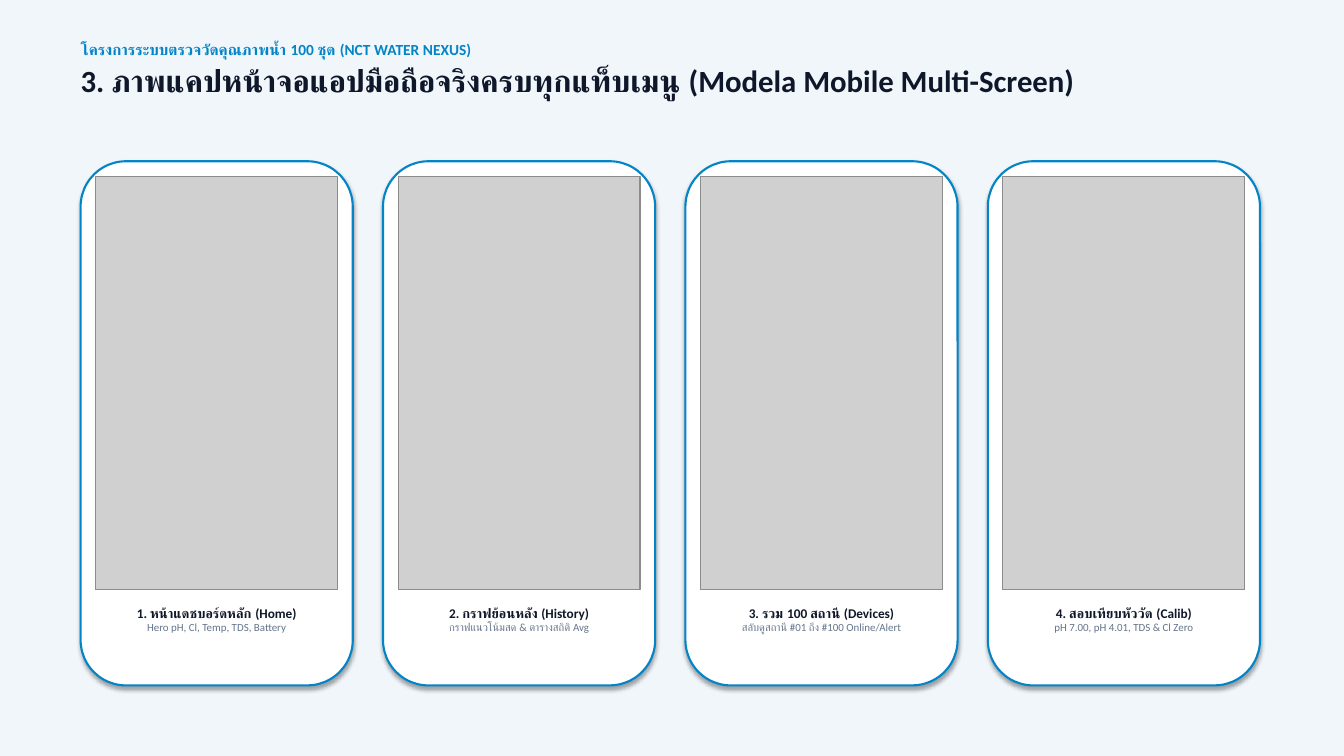
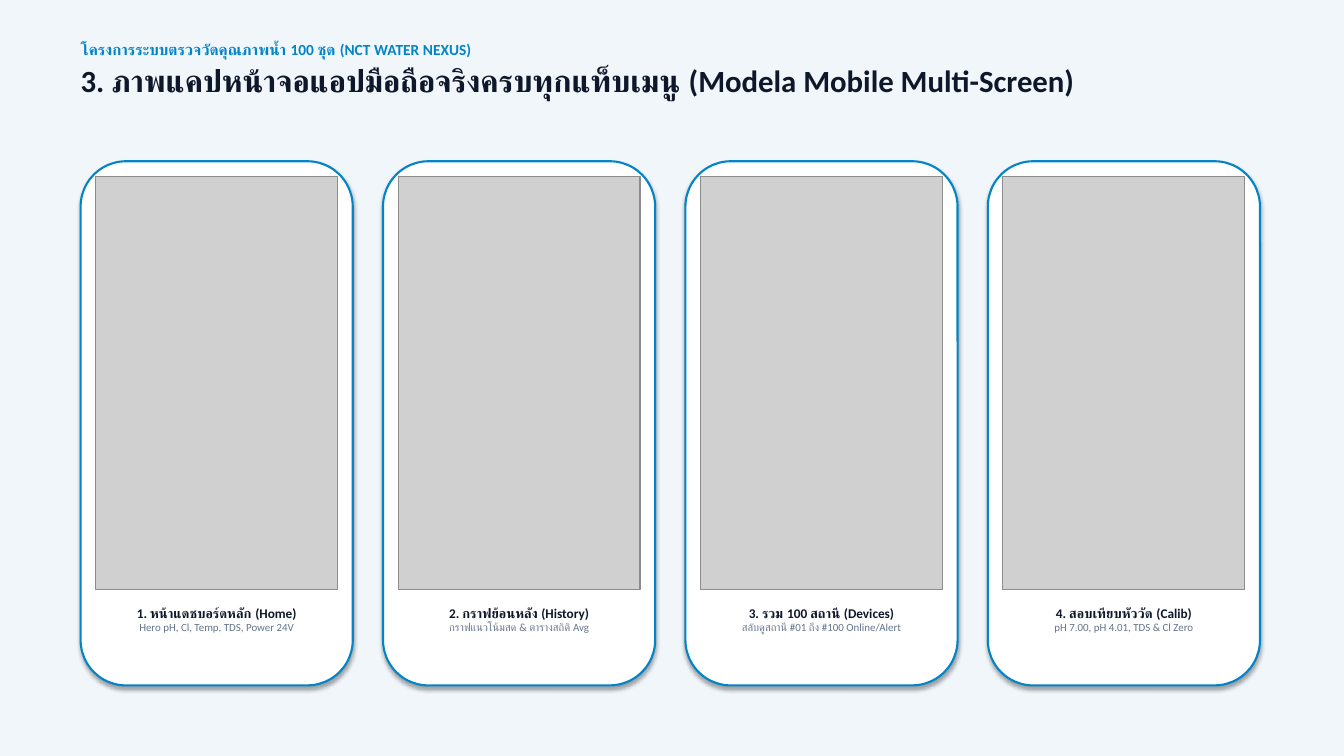
Before and after one commit to WoobWarb/nct-water-nexus, a slide deck: slide 4 of NCT_Water_Nexus_Report_and_Pricing.pptx. Drawn at 1344x756 pixels with LibreOffice and Linux fonts; fonts in the diff are those of the drawing; grey boxes stand for pictures. Boxes give left, top, right and bottom in pixels: in the first picture for what was removed or moved away, otherwise in the second. Text is boxed around its words. In the diff, an @@ line names an element or a change of style, - is before the commit and + after.

Commit message:
Remove battery mentions and replace with 24V Power Supply across all UI, PDFs, and PPTX

```diff
--- a/NCT_Water_Nexus_Report_and_Pricing.pptx
+++ b/NCT_Water_Nexus_Report_and_Pricing.pptx
@@ text at <box>139,623,294,633</box>: text changed @@
-Hero pH, Cl, Temp, TDS, Battery
+Hero pH, Cl, Temp, TDS, Power 24V
```
Also in this commit, not shown: 1 other slide changed, 17 other files.
